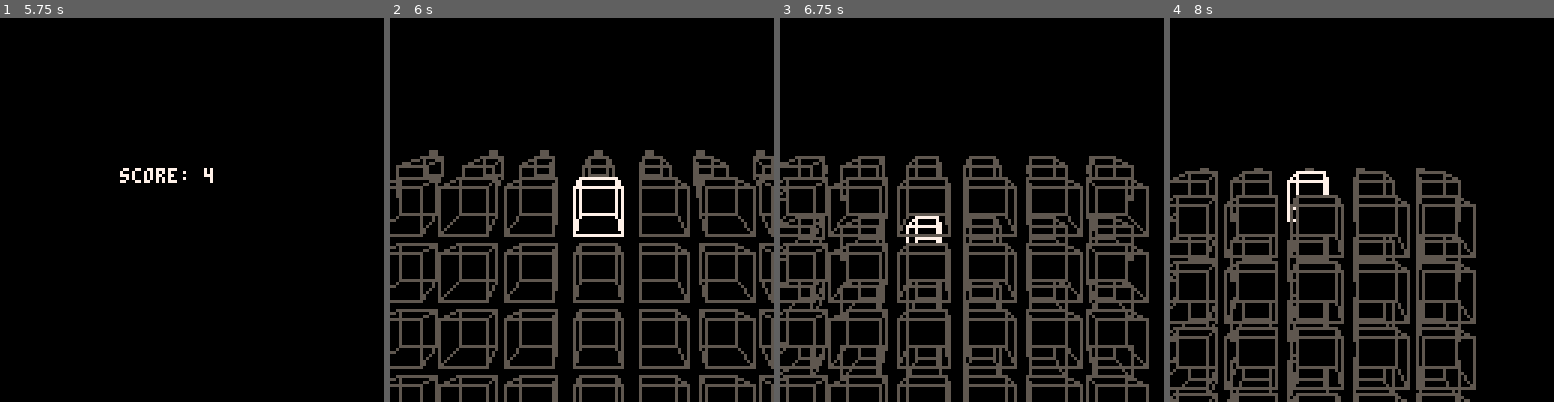
Above: before the commit, frames 1-4 (left to right).
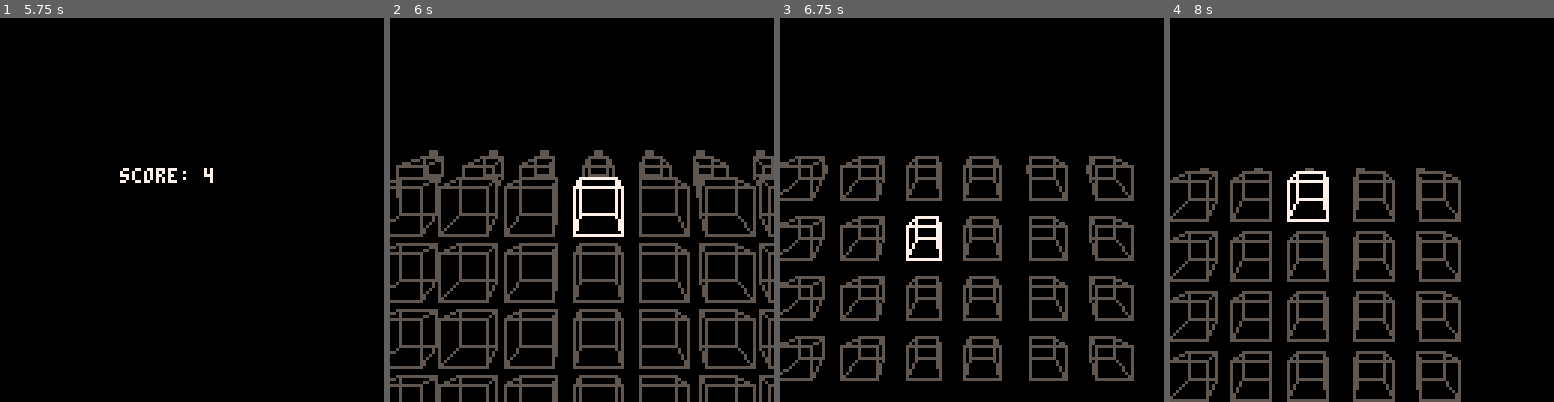
Above: after the commit, the same moments.

Repository: abemassry/dimensional-jump
Game: PICO-8 cartridge dimensional-jump.p8
Same seed, same stepped clock (60 frames per second), same inputs: the game is played once before the commit and once after it.
Inputs:
- Up to frame 1 (5.75 s): tap X (X key) at 0.33, 1.07, 1.85, 2.97, 4.08, 5.2 s; tap O (Z key) at 0.7, 1.7, 2.1, 2.5, 2.9, 3.3, 3.7, 4.1, 4.5, 4.9, 5.3, 5.7 s; hold Right 1.6-2.1 s; hold Up 2.15-2.42 s; hold Right 2.47-3.03 s; hold Left 3.08-3.58 s; hold Down 3.63-3.97 s; hold Right 4.02-4.68 s; hold Up 4.73-5.03 s; hold Left 5.08-5.68 s; hold Down from 5.73 s (still down)
- Up to frame 2 (6 s): keep holding Down
- Up to frame 3 (6.75 s): release Down at 6.03 s; hold Right 6.08-6.58 s; tap O (Z key) at 6.1, 6.5 s; tap X (X key) at 6.32 s; hold Right from 6.63 s (still down)
- Up to frame 4 (8 s): tap O (Z key) at 6.9, 7.3, 7.7 s; release Right at 7.13 s; hold Up 7.18-7.45 s; tap X (X key) at 7.43 s; hold Right from 7.5 s (still down)

Frame 1 is identical in both runs. In frame 2, 0.7% of the frame differs, in the area x 96-100%, y 42-100%; in frame 3, 15%, in the area x 0-97%, y 41-100%; in frame 4, 13%.

Commit message:
improve 3d jump a little

Diff:
--- a/dimensional-jump.p8
+++ b/dimensional-jump.p8
@@ -691,7 +691,7 @@
 				setup_block(ja5n+self.xcpos+64-55,64+ydiff,zdiff,depth,0+self.xnudge,self.u,c,self.blocksize)
 			end
 			for j=0,3 do
-				if (self.jumpanim < -40) then
+				if (self.jumpanim < -2) then
 					break
 				end
 				i= (self.jumpanim * .5)
@@ -707,7 +707,7 @@
 				c = 5
 				if (j == self.lvl) u = -(j-0.5)
 				if (self.current == 3 and j == self.lvl) c = 7
-				setup_block(self.xcpos+64+60,64+ydiff,i,depth,13+self.xnudge,self.u,c,self.blocksize)
+				setup_block(self.xcpos+64+60,64+ydiff,i,depth,12+self.xnudge,self.u,c,self.blocksize)
 				c = 5
 				if (self.current == 2 and j == self.lvl) c = 7
 				setup_block(self.xcpos+64+40,64+ydiff,i,depth,11+self.xnudge,self.u,c,self.blocksize)
